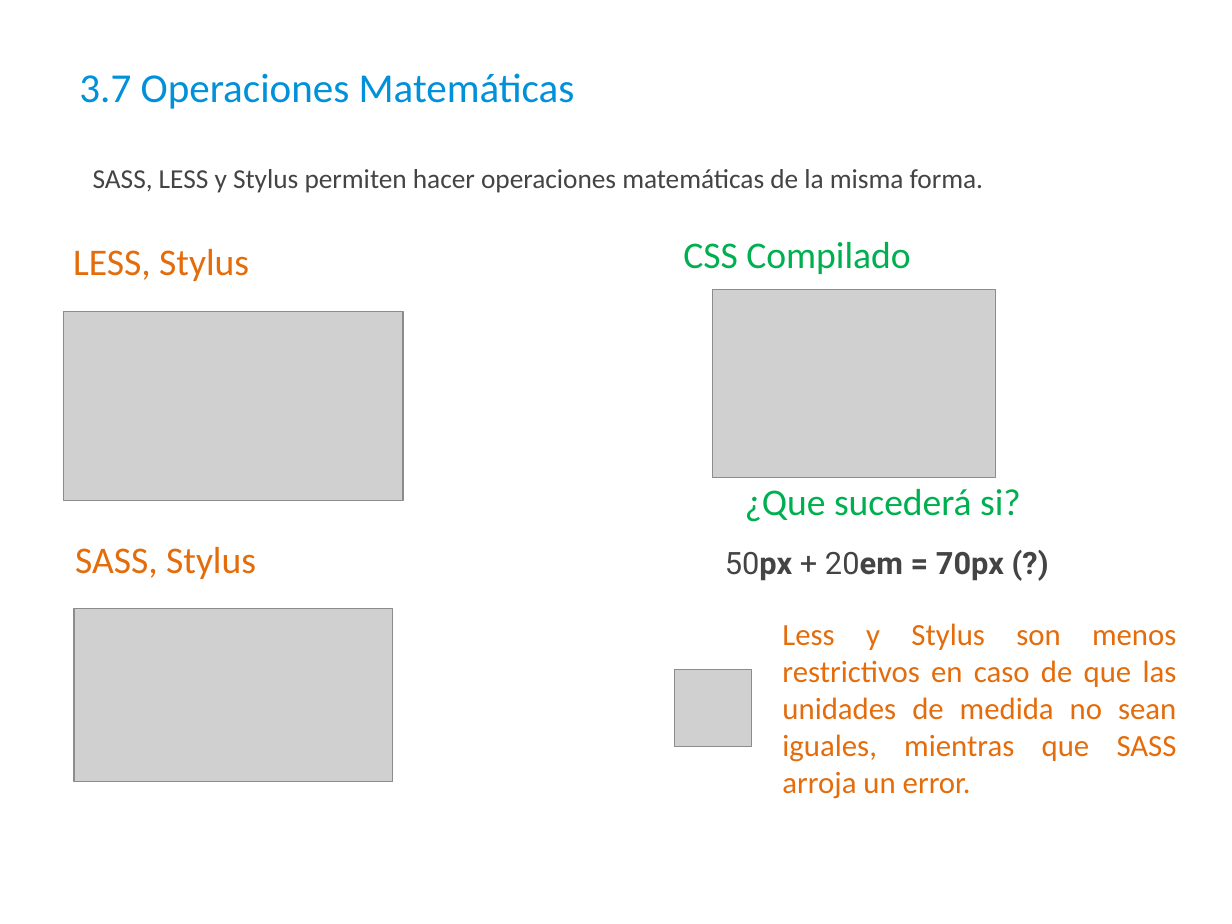
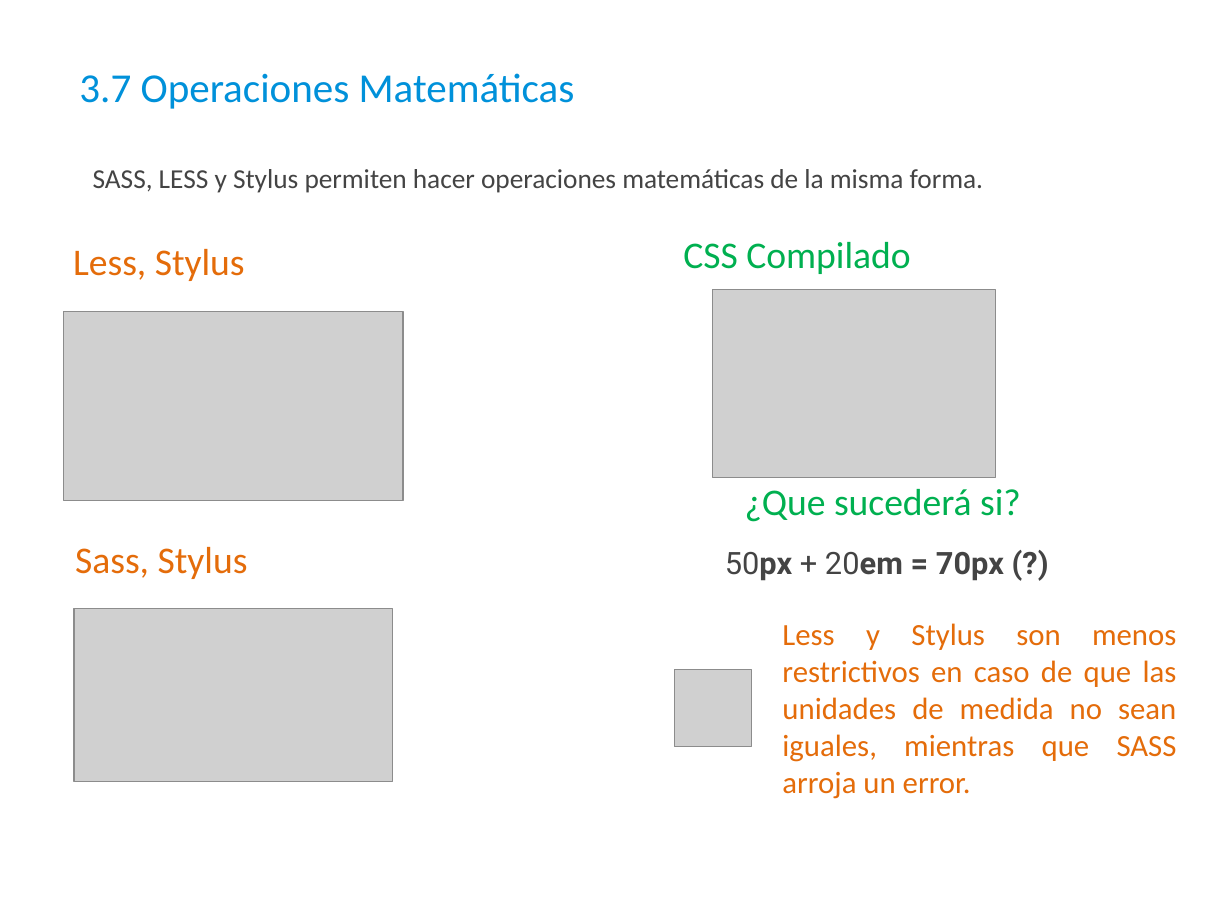
Before and after one commit to javierelipadron/preprocesadores, a slide deck: slide 25 of Preprocesadores SASS - LESS.pptx. Drawn at 1232x924 pixels with LibreOffice and Linux fonts; fonts in the diff are those of the drawing; grey boxes stand for pictures; background and template pictures are left out. Boxes give left, top, right and bottom in pixels: in the first picture for what was removed or moved away, otherwise in the second. Text is boxed around its words. In the diff, an @@ line names an element or a change of style, - is before the commit and + after.

```diff
--- a/Preprocesadores SASS - LESS.pptx
+++ b/Preprocesadores SASS - LESS.pptx
@@ text at bbox=[73, 249, 245, 281]: text changed @@
-LESS, Stylus
+Less, Stylus
@@ text at bbox=[75, 547, 248, 579]: text changed @@
-SASS, Stylus
+Sass, Stylus
```
Also in this commit, not shown: 10 other slides changed, 3 slides added, 1 slide removed.
